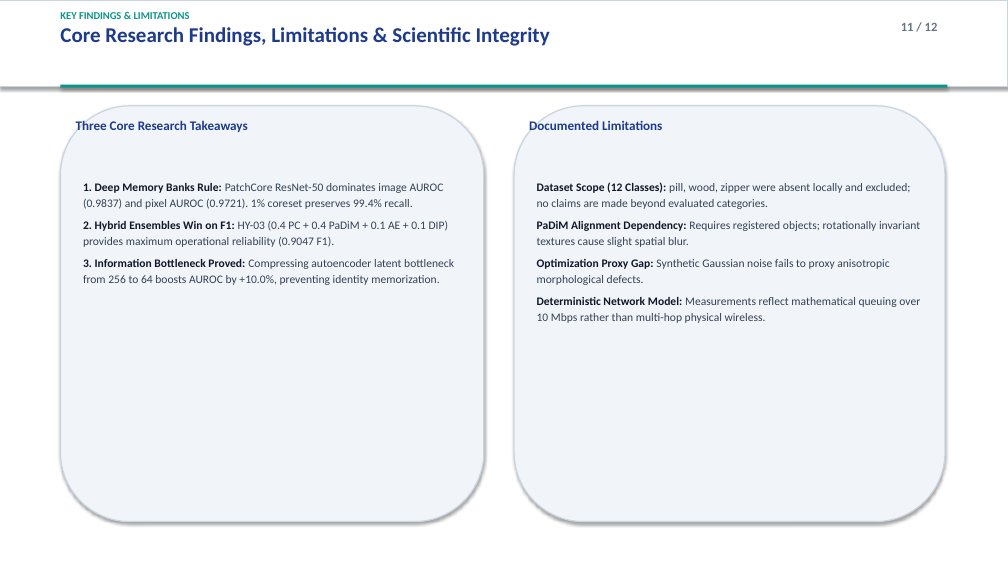
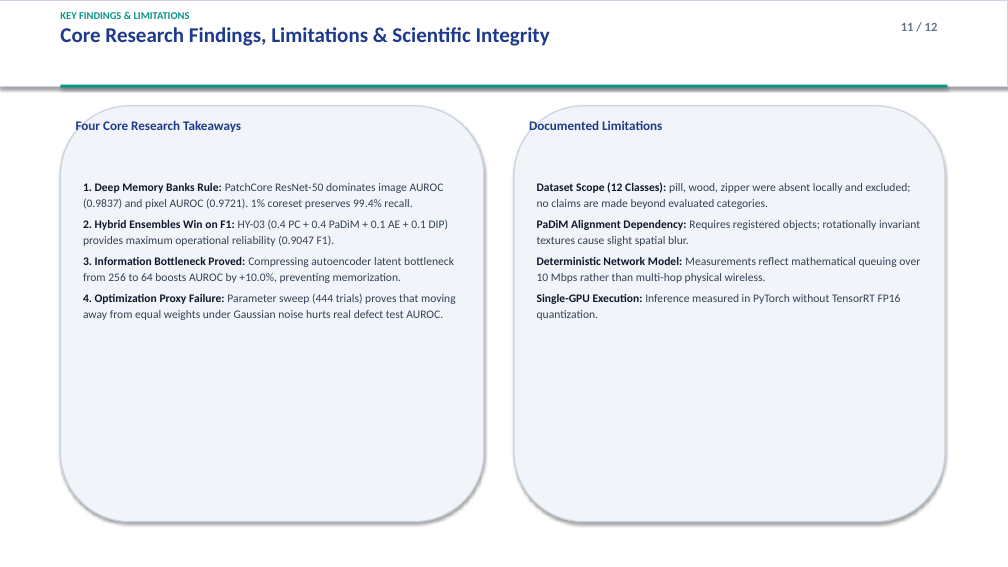
Before and after one commit to Rahul-dewangan01/Hybrid-Industrial-Visual-Anomaly-Detection, a slide deck: slide 11 of 06_FINAL_RESEARCH/Presentation/Industrial_Anomaly_Detection_Final_Presentation.pptx. Drawn at 1008x567 pixels with LibreOffice and Linux fonts; fonts in the diff are those of the drawing. Boxes give left, top, right and bottom in pixels: in the first picture for what was removed or moved away, otherwise in the second. Text is boxed around its words. In the diff, an @@ line names an element or a change of style, - is before the commit and + after.

```diff
--- a/06_FINAL_RESEARCH/Presentation/Industrial_Anomaly_Detection_Final_Presentation.pptx
+++ b/06_FINAL_RESEARCH/Presentation/Industrial_Anomaly_Detection_Final_Presentation.pptx
@@ text at bbox=[76, 120, 241, 132]: text changed @@
-Three Core Research Takeaways
+Four Core Research Takeaways
@@ text at bbox=[537, 182, 920, 283]: less space between paragraphs @@
@@ text at bbox=[83, 257, 456, 320]: text changed @@
-3. Information Bottleneck Proved: Compressing autoencoder latent bottleneck from 256 to 64 boosts AUROC by +10.0%, preventing identity memorization.
+3. Information Bottleneck Proved: Compressing autoencoder latent bottleneck from 256 to 64 boosts AUROC by +10.0%, preventing memorization.
+4. Optimization Proxy Failure: Parameter sweep (444 trials) proves that moving away from equal weights under Gaussian noise hurts real defect test AUROC.
@@ text at bbox=[537, 259, 889, 285]: paragraph removed @@
-Optimization Proxy Gap: Synthetic Gaussian noise fails to proxy anisotropic morphological defects.
@@ text at bbox=[537, 294, 901, 320]: paragraph added @@
+Single-GPU Execution: Inference measured in PyTorch without TensorRT FP16 quantization.
```
Also in this commit, not shown: 11 other slides changed, 44 other files.
